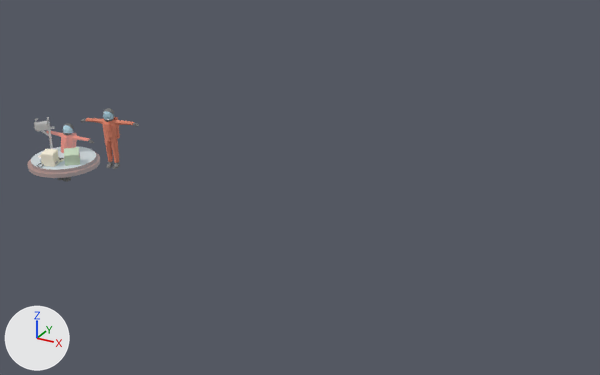
The glTF model static/models/scene.glb, before and after one commit.
Camera for both pictures: a 50 mm lens placed at (18.11, -17.64, 9.8), pointed at (8.1, 0.57, 0.7). The lights are fixed; the arrows at lower left show +X, +Y and +Z. Where no turn or scale is listed for an object, it has been applied to the vertices.

The first picture shows 'DioramaBase', 'mail-box', 'man-astronaut', 'man_astronaut.002'.
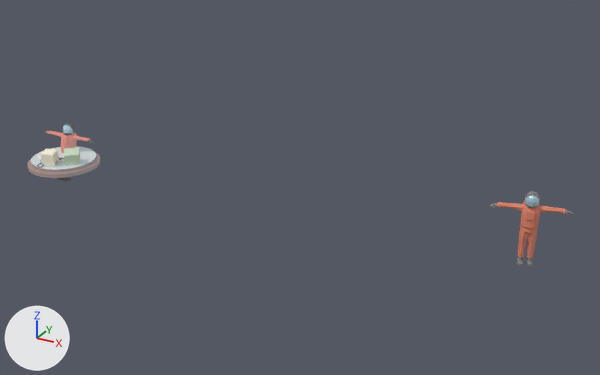
Changed parts and their boxes [x1, y1, x2, y2] in the pictures (600 x 375 px):
'man-astronaut', moved
    before: [81, 108, 139, 169]
    after: [490, 191, 573, 267]
'mail-box', deleted
    before: [34, 117, 55, 149]

Diff of the bpy script that builds the scene:
```diff
--- a/static/models/scene.glb.py
+++ b/static/models/scene.glb.py
@@ ob_man_astronaut @@
 ob_man_astronaut = bpy.data.objects.new('man-astronaut', me_man_astronaut_002)
-ob_man_astronaut.location = (1.86, 0.17, 0.24)
+ob_man_astronaut.location = (14.4, 0.17, 0.24)
@@ ob_mail_box @@
-ob_mail_box = bpy.data.objects.new('mail-box', me_mail_box)
-ob_mail_box.location = (-0.77, 0.28, 0.19)
```
